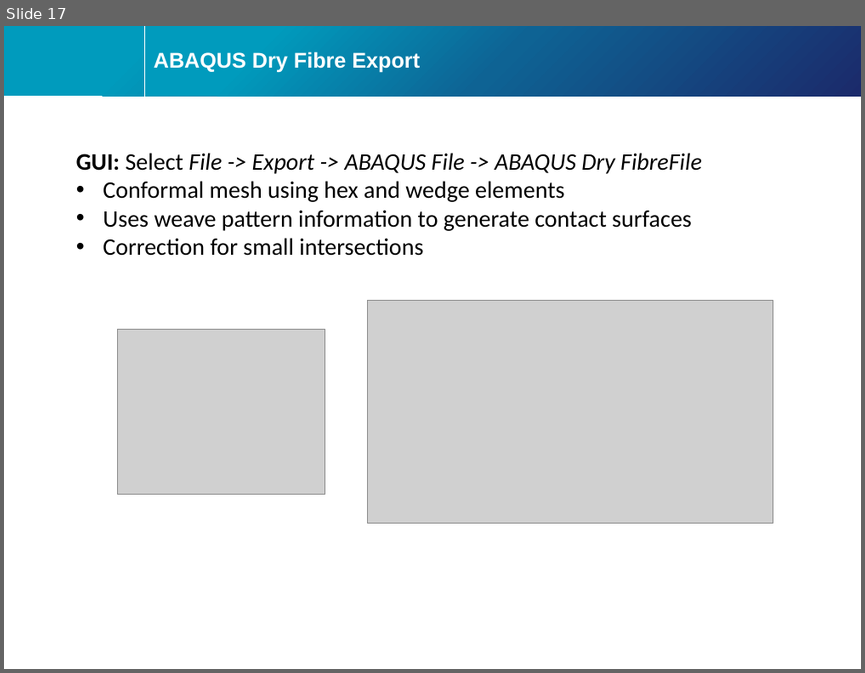
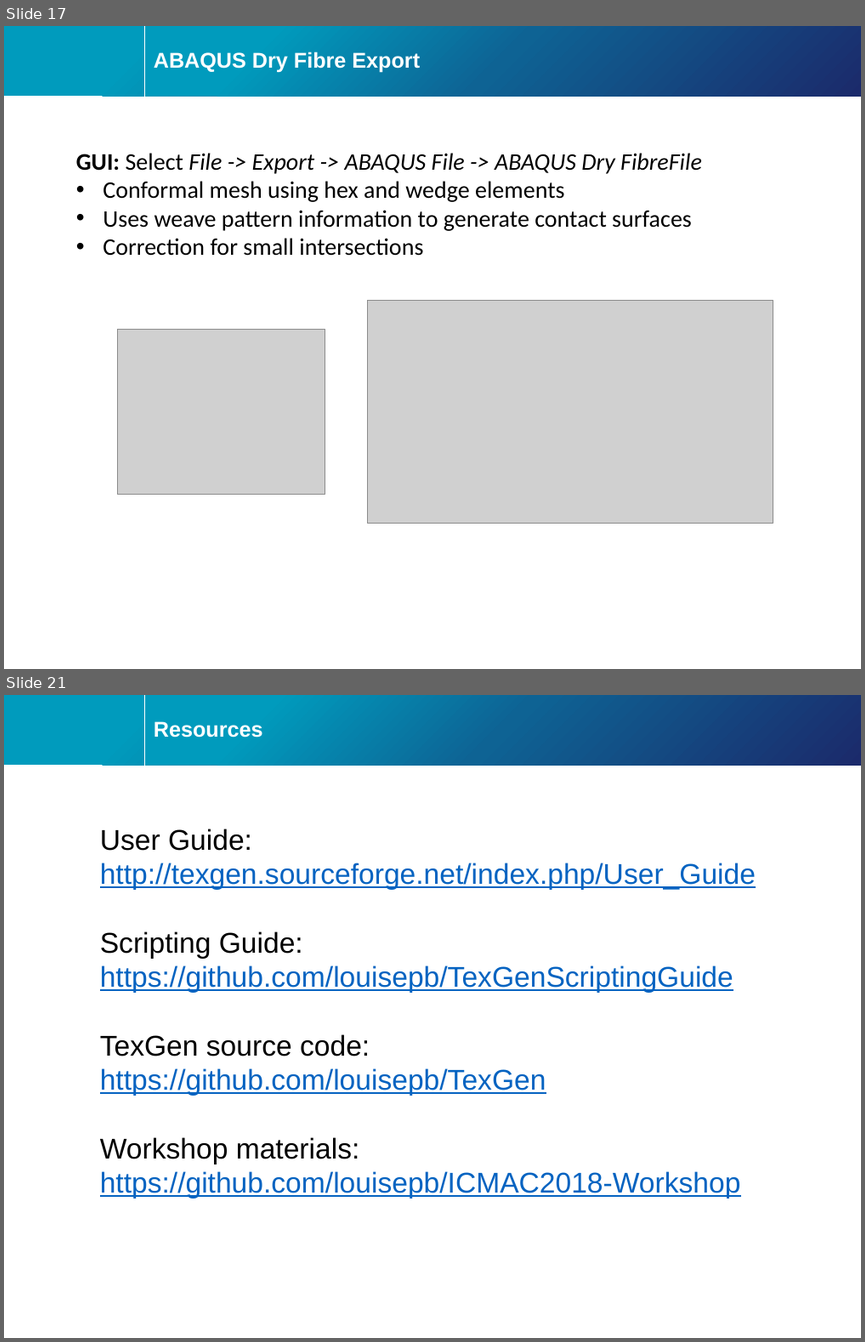
Before and after one commit to louisepb/ICMAC2018-Workshop, a slide deck: ICMAC TexGen workshop 2018.pptx. Shown one above the other, each under a label of ours: slide 17 before the commit, slides 17 and 21 after it; the slides between them are not shown. The pictures are 865x673 and 865x1342 pixels, drawn with LibreOffice and Linux fonts; fonts in the diff are those of the drawing; grey boxes stand for pictures; background and template pictures are left out. Boxes give left, top, right and bottom in pixels: in the first picture for what was removed or moved away, otherwise in the second. Text is boxed around its words. In the diff, an @@ line names an element or a change of style, - is before the commit and + after.

Commit message:
Added 3D textiles and resources

```diff
--- a/ICMAC TexGen workshop 2018.pptx
+++ b/ICMAC TexGen workshop 2018.pptx
@@ slide 21 added at <box>4,695,861,1338</box>, background #FFFFFF; not listed: 4 template elements that a slide beside it also shows @@
@@ title added at <box>154,721,263,737</box>, 18 pt, text #FFFFFF, bold @@
+Resources
@@ text added at <box>100,828,755,1198</box>, 24 pt, text #0563C1, underline @@
+User Guide: http://texgen.sourceforge.net/index.php/User_Guide
+Scripting Guide:
+https://github.com/louisepb/TexGenScriptingGuide
+TexGen source code:
+https://github.com/louisepb/TexGen
+Workshop materials:
+https://github.com/louisepb/ICMAC2018-Workshop
```
Also in this commit, not shown: 1 slide changed, 2 other slides added, 2 other files.
